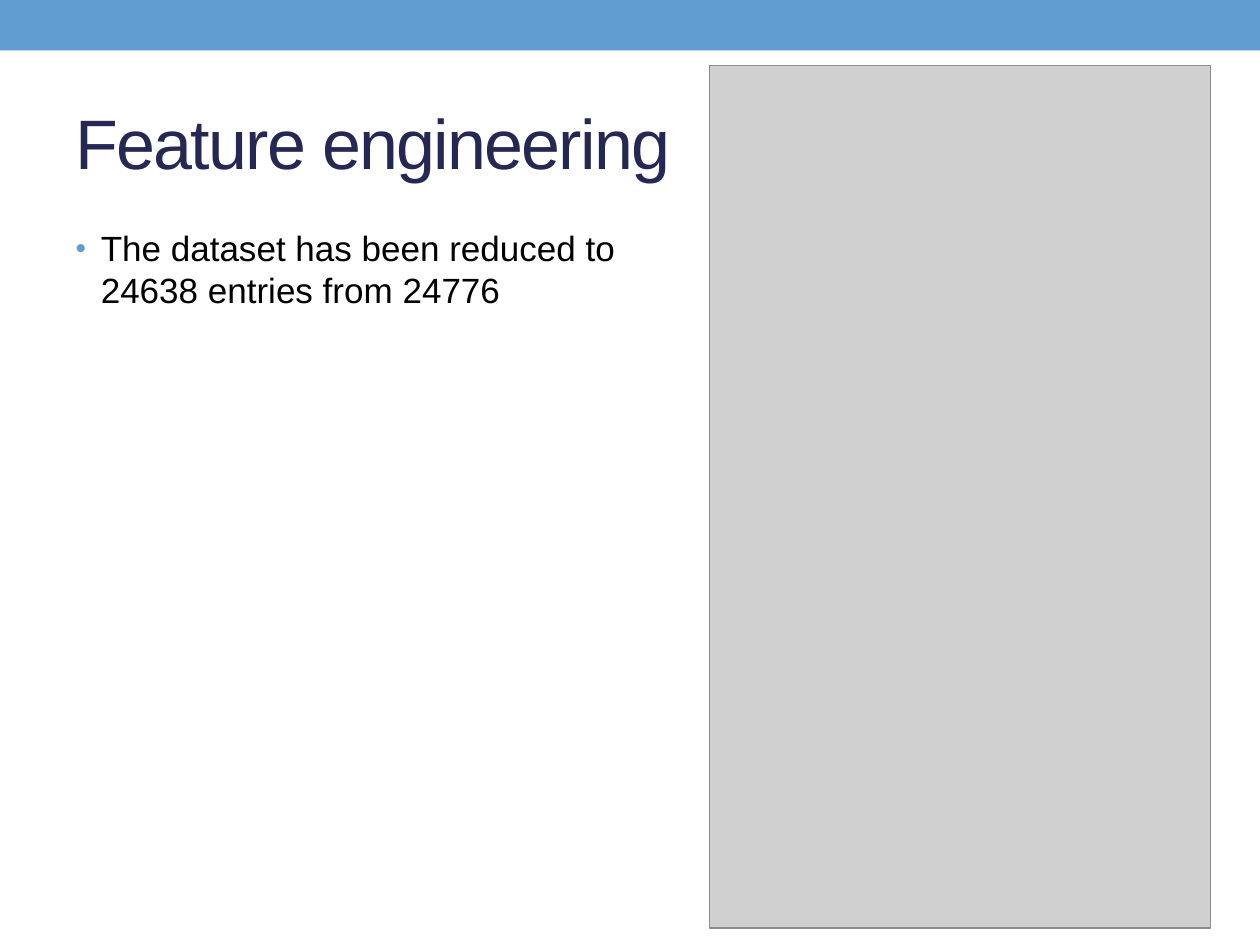
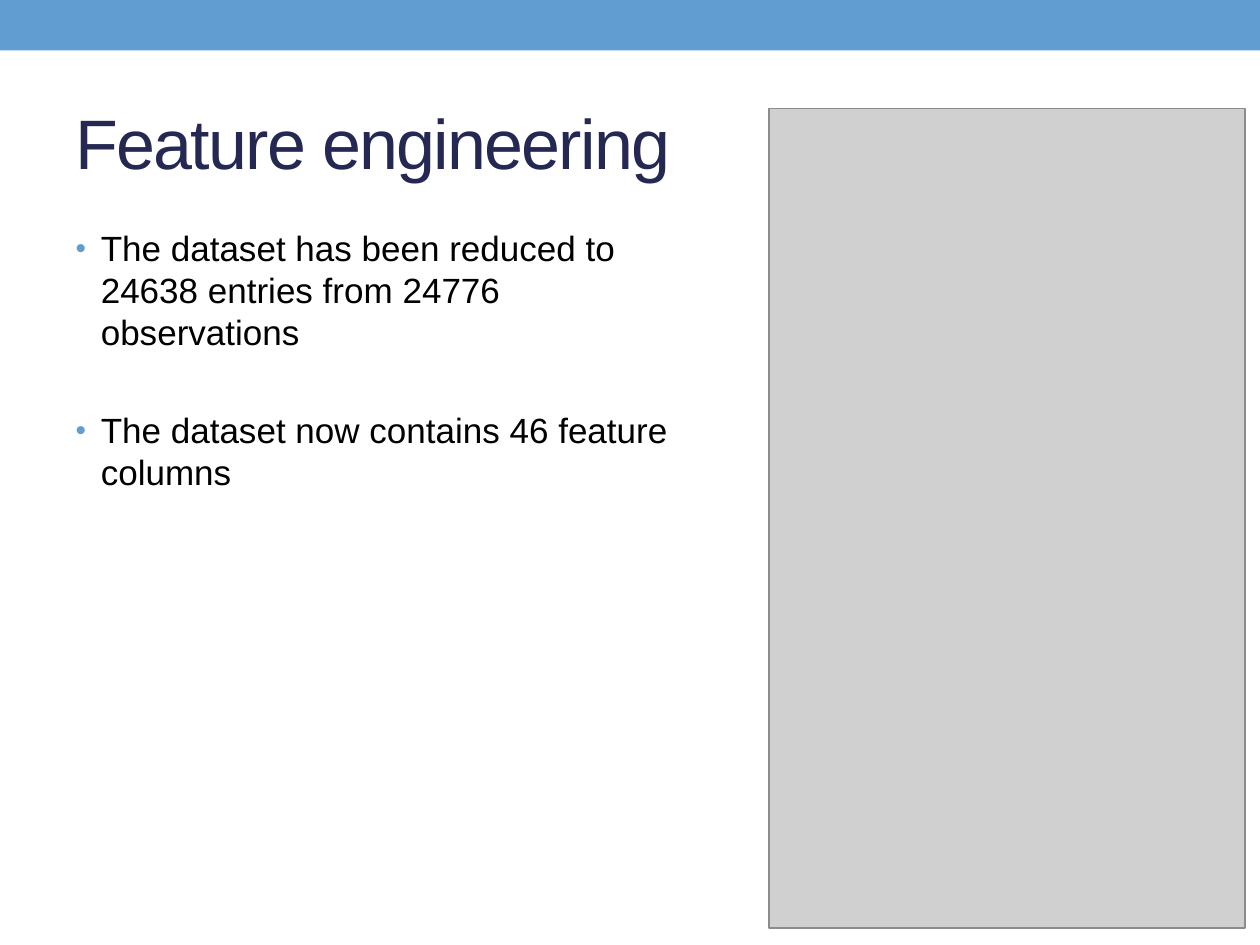
Before and after one commit to Son17/Data-Science-Projects, a slide deck: slide 22 of LG presentation.pptx (slide 21 before the commit). Drawn at 1260x945 pixels with LibreOffice and Linux fonts; fonts in the diff are those of the drawing; grey boxes stand for pictures. Boxes give left, top, right and bottom in pixels: in the first picture for what was removed or moved away, otherwise in the second. Text is boxed around its words. In the diff, an @@ line names an element or a change of style, - is before the commit and + after.

```diff
--- a/LG presentation.pptx
+++ b/LG presentation.pptx
@@ picture: place and size @@
-picture at bbox=[709, 66, 1211, 927]
+picture at bbox=[769, 108, 1245, 927]
@@ text at bbox=[101, 235, 667, 486]: text changed @@
-• The dataset has been reduced to 24638 entries from 24776
+• The dataset has been reduced to 24638 entries from 24776 observations
+• The dataset now contains 46 feature columns
```
Also in this commit, not shown: 17 other slides changed, 9 slides added, 4 slides removed, 1 other file.
